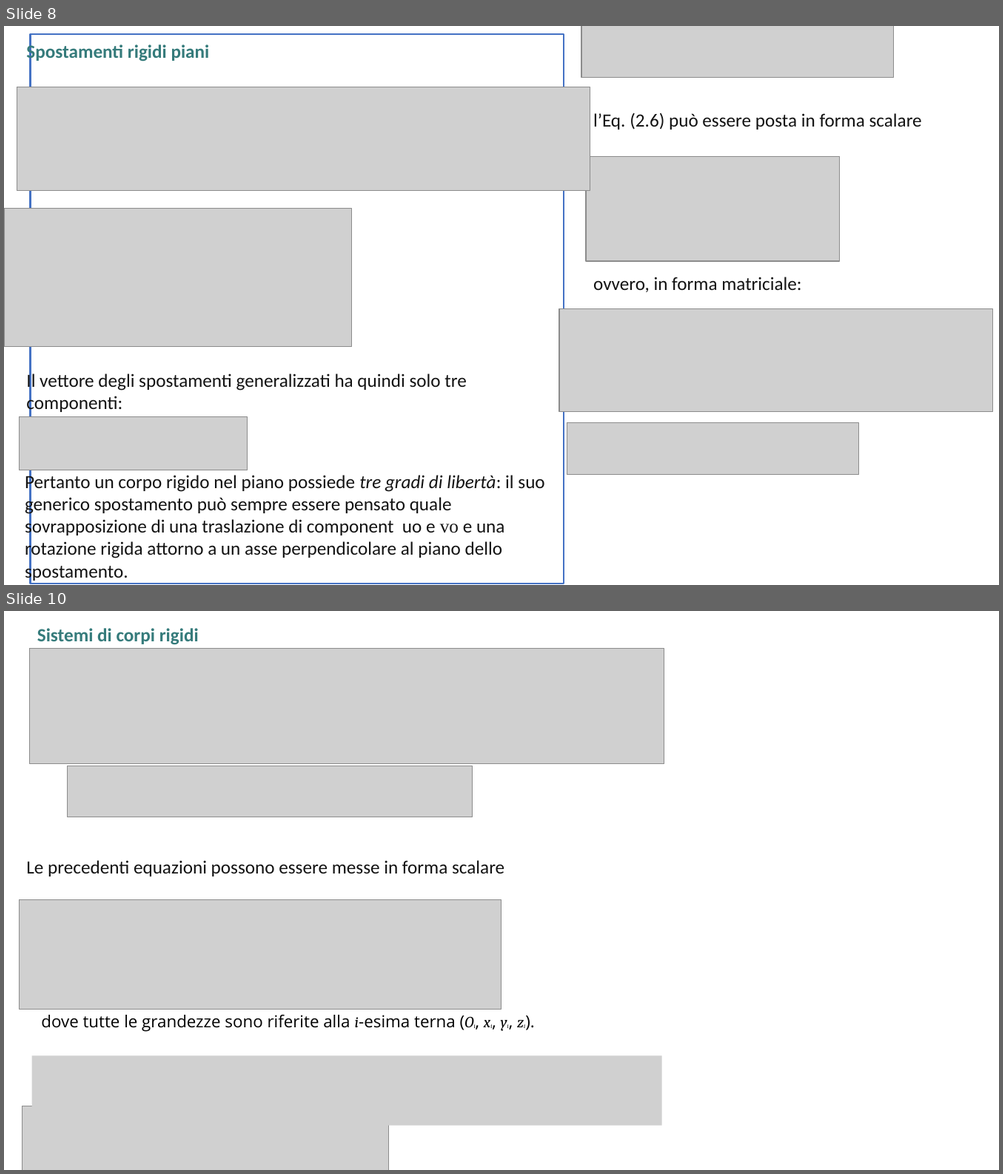
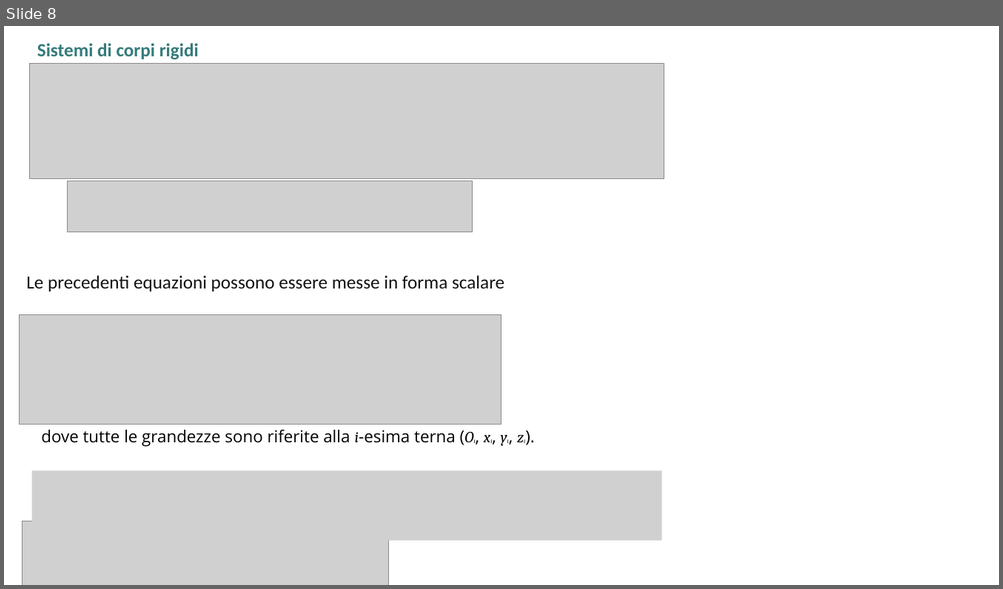
Before and after one commit to giuseppetomassetti/SdC, a slide deck: lezioni/2.0 cinematica.pptx. Shown one above the other, each under a label of ours: slides 8 and 10 before the commit, slide 8 after it; the slides between them are not shown. The pictures are 1003x1174 and 1003x589 pixels, drawn with LibreOffice and Linux fonts; fonts in the diff are those of the drawing; grey boxes stand for pictures. Boxes give left, top, right and bottom in pixels: in the first picture for what was removed or moved away, otherwise in the second. Text is boxed around its words. In the diff, an @@ line names an element or a change of style, - is before the commit and + after.

```diff
--- a/lezioni/2.0 cinematica.pptx
+++ b/lezioni/2.0 cinematica.pptx
@@ slide 8 removed at <box>4,26,999,585</box>, background #FFFFFF @@
@@ text removed at <box>26,42,210,62</box> @@
-Spostamenti rigidi piani
@@ rectangle removed at <box>31,34,564,584</box> @@
@@ picture removed at <box>581,26,893,78</box> @@
@@ picture removed at <box>17,87,590,190</box> @@
@@ text removed at <box>593,113,922,130</box> @@
-l’Eq. (2.6) può essere posta in forma scalare
@@ picture removed at <box>586,156,839,261</box> @@
@@ picture removed at <box>4,209,351,347</box> @@
@@ text removed at <box>593,277,801,292</box> @@
-ovvero, in forma matriciale:
@@ picture removed at <box>559,309,993,412</box> @@
@@ text removed at <box>26,372,466,414</box> @@
-Il vettore degli spostamenti generalizzati ha quindi solo tre componenti:
@@ picture removed at <box>19,417,247,471</box> @@
@@ picture removed at <box>567,423,858,474</box> @@
@@ text removed at <box>25,473,544,582</box> @@
-Pertanto un corpo rigido nel piano possiede tre gradi di libertà: il suo generico spostamento può sempre essere pensato quale sovrapposizione di una traslazione di component uo e vo e una rotazione rigida attorno a un asse perpendicolare al piano dello spostamento.
@@ what was slide 10 is now slide 8 @@
```
Also in this commit, not shown: 2 slides changed, 5 slides added, 6 other slides removed, 3 other files.
